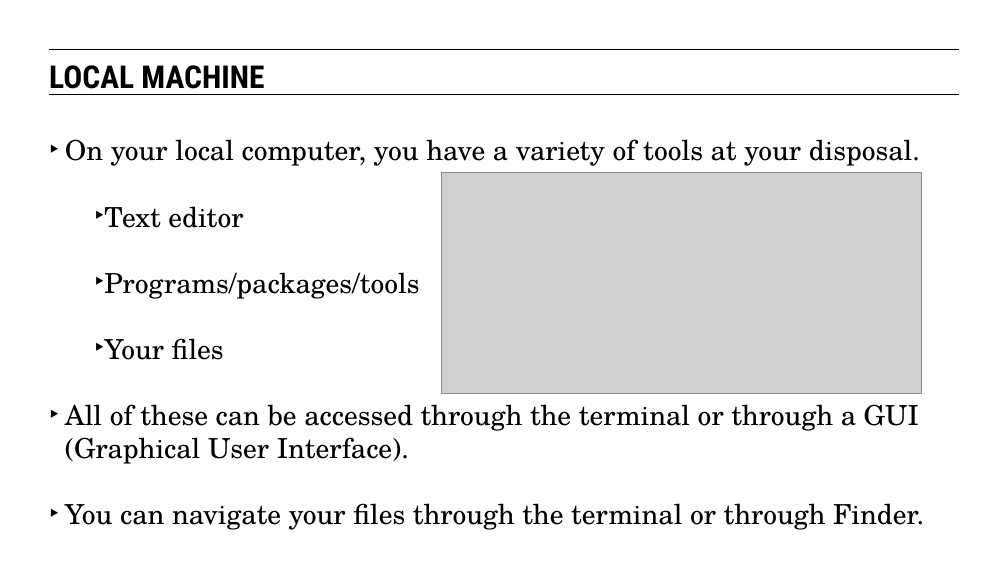
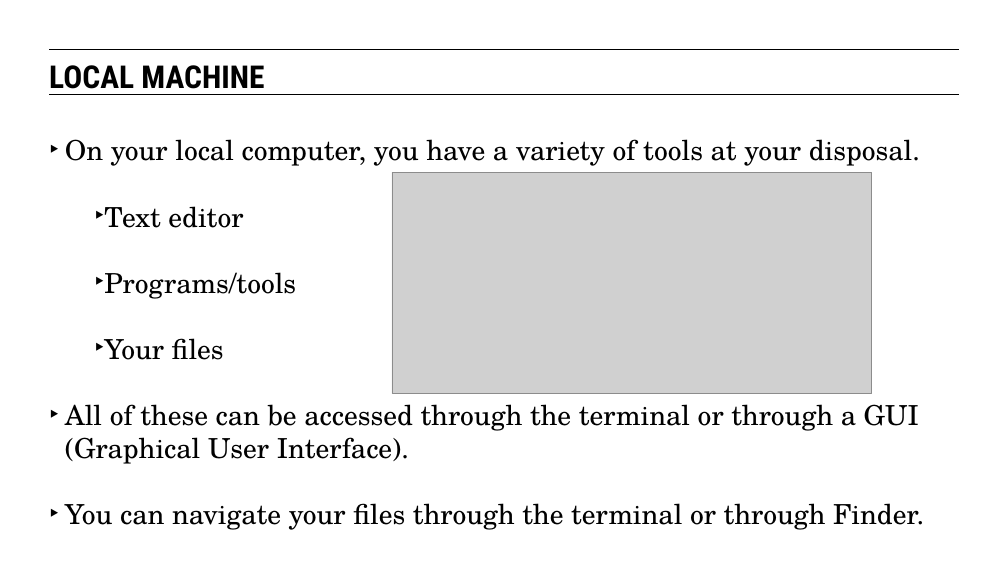
Before and after one commit to eflautt/ga-data-science, a slide deck: slide 12 of lessons/lesson-05/05-data-science-tools.pptx. Drawn at 1008x566 pixels with LibreOffice and Linux fonts; fonts in the diff are those of the drawing; grey boxes stand for pictures. Boxes give left, top, right and bottom in pixels: in the first picture for what was removed or moved away, otherwise in the second. Text is boxed around its words. In the diff, an @@ line names an element or a change of style, - is before the commit and + after.

```diff
--- a/lessons/lesson-05/05-data-science-tools.pptx
+++ b/lessons/lesson-05/05-data-science-tools.pptx
@@ picture: place and size @@
-picture at (442,172,922,393)
+picture at (392,172,872,393)
@@ text at (104,272,296,299): text changed @@
-  ‣ Programs/packages/tools
+  ‣ Programs/tools
```
Also in this commit, not shown: 10 other slides changed, 2 slides added.
